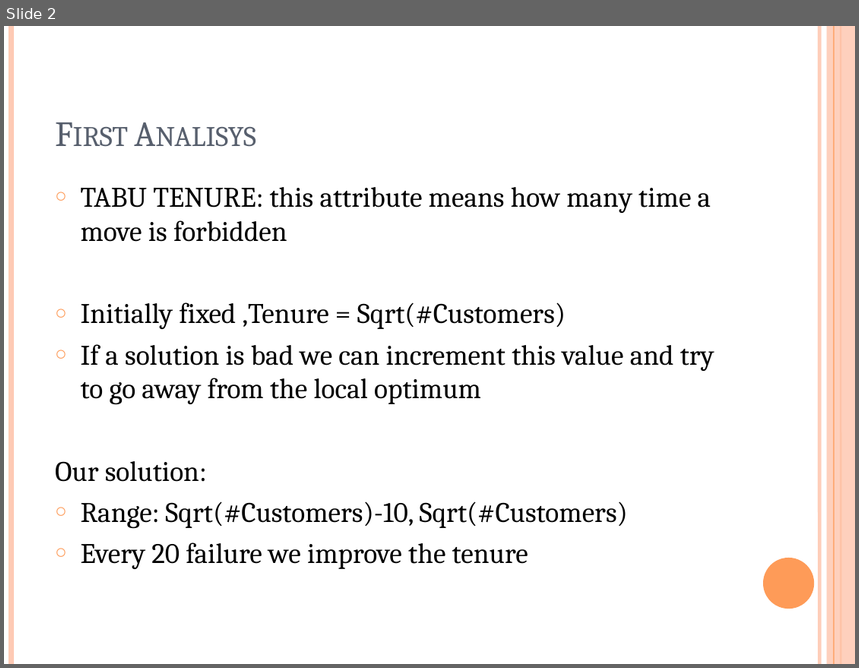
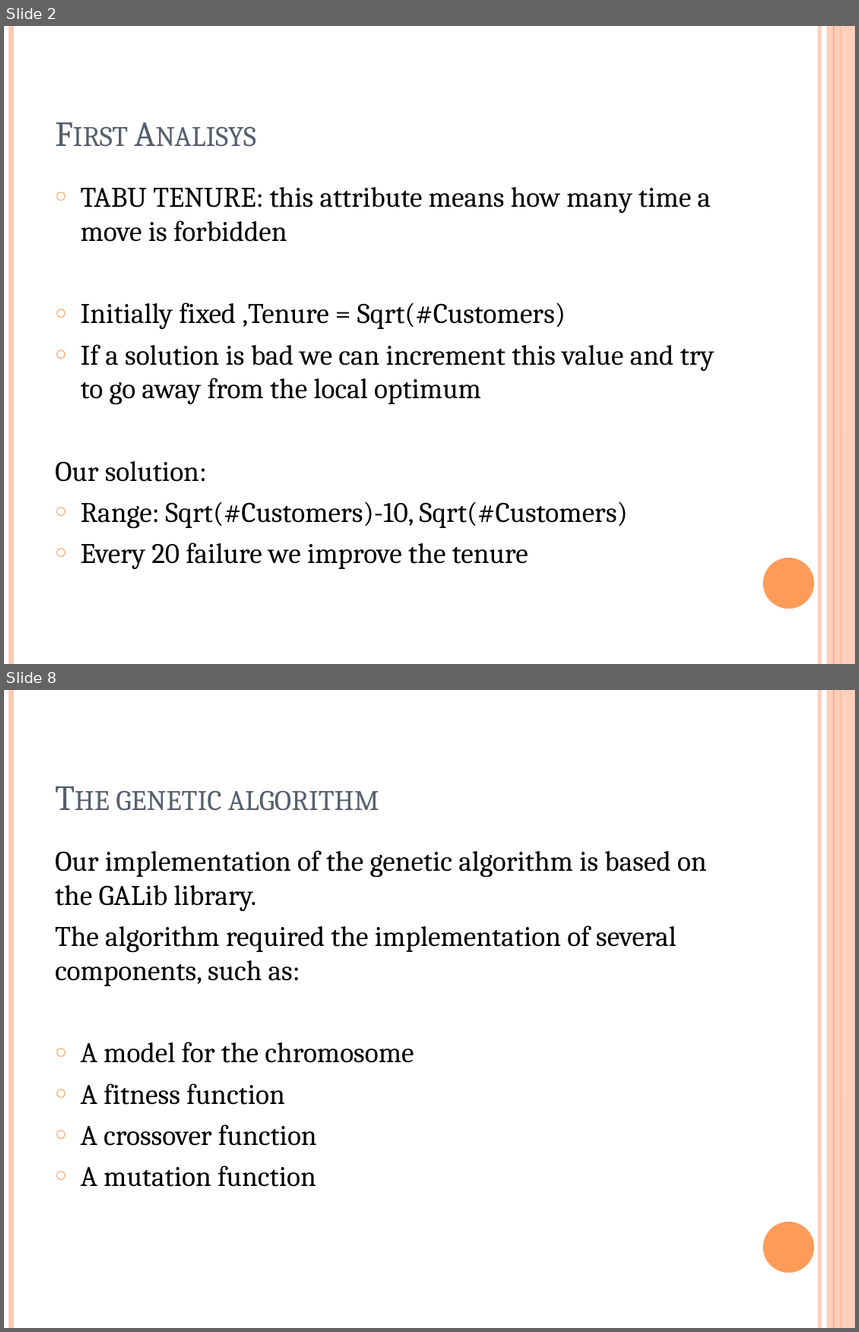
Before and after one commit to matteougolotti/OMA-Assignment, a slide deck: Documenti/OMA ASSIGNMENT 2014.pptx. Shown one above the other, each under a label of ours: slide 2 before the commit, slides 2 and 8 after it; the slides between them are not shown. The pictures are 859x668 and 859x1332 pixels, drawn with LibreOffice and Linux fonts; fonts in the diff are those of the drawing. Boxes give left, top, right and bottom in pixels: in the first picture for what was removed or moved away, otherwise in the second. Text is boxed around its words. In the diff, an @@ line names an element or a change of style, - is before the commit and + after.

```diff
--- a/Documenti/OMA ASSIGNMENT 2014.pptx
+++ b/Documenti/OMA ASSIGNMENT 2014.pptx
@@ slide 8 added at box(4, 690, 855, 1328), background #FFFFFF; not listed: 6 template elements that a slide beside it also shows @@
@@ title added at box(116, 791, 379, 811), 30 pt, text #575F6D, small capitals @@
+The genetic algorithm
@@ text added at box(55, 850, 707, 1187), 24 pt, text #000000 @@
+Our implementation of the genetic algorithm is based on the GALib library.
+The algorithm required the implementation of several components, such as:
+○ A model for the chromosome
+○ A fitness function
+○ A crossover function
+○ A mutation function
```
Also in this commit, not shown: 1 slide changed, 4 other slides added, 1 slide removed.
